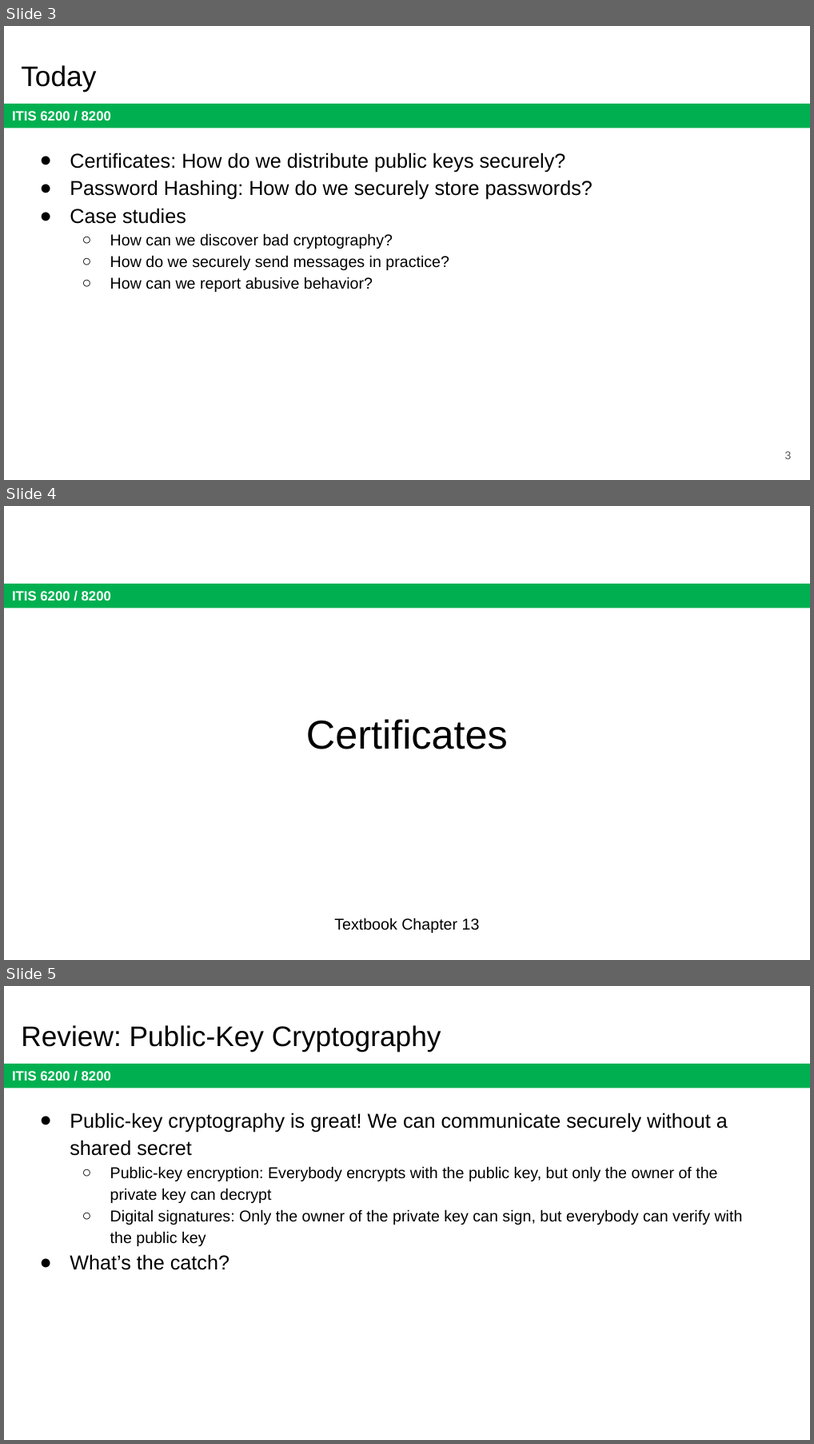
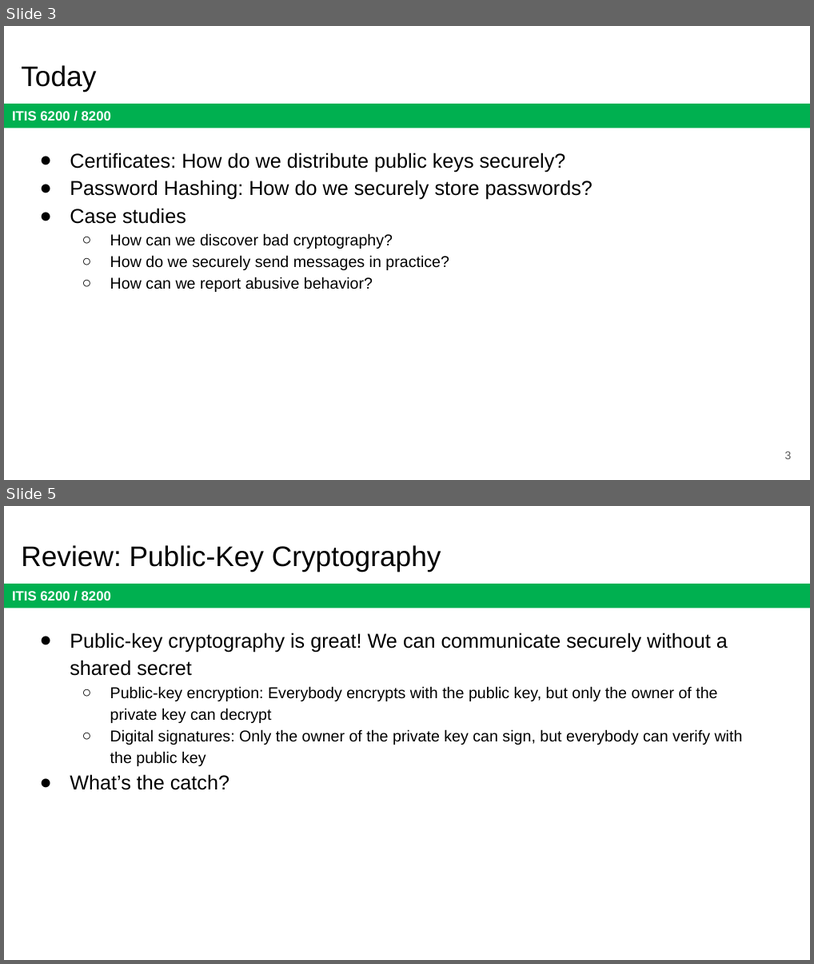
Before and after one commit to jx5c/github.io, a slide deck: teaching/ITIS6200/2023fa/lectures/lec07.pptx. Shown one above the other, each under a label of ours: slides 3, 4 and 5 before the commit, slides 3 and 5 after it; the slides between them are not shown. The pictures are 814x1444 and 814x964 pixels, drawn with LibreOffice and Linux fonts; fonts in the diff are those of the drawing. Boxes give left, top, right and bottom in pixels: in the first picture for what was removed or moved away, otherwise in the second. Text is boxed around its words. In the diff, an @@ line names an element or a change of style, - is before the commit and + after.

```diff
--- a/teaching/ITIS6200/2023fa/lectures/lec07.pptx
+++ b/teaching/ITIS6200/2023fa/lectures/lec07.pptx
@@ slide 4 removed at [4,506,810,960], background #FFFFFF; not listed: 1 template element that a slide beside it also shows @@
@@ title removed at [306,719,508,749] @@
-Certificates
@@ text removed at [334,917,480,932] @@
-Textbook Chapter 13
```
Also in this commit, not shown: 1 slide changed, 1 slide added.
